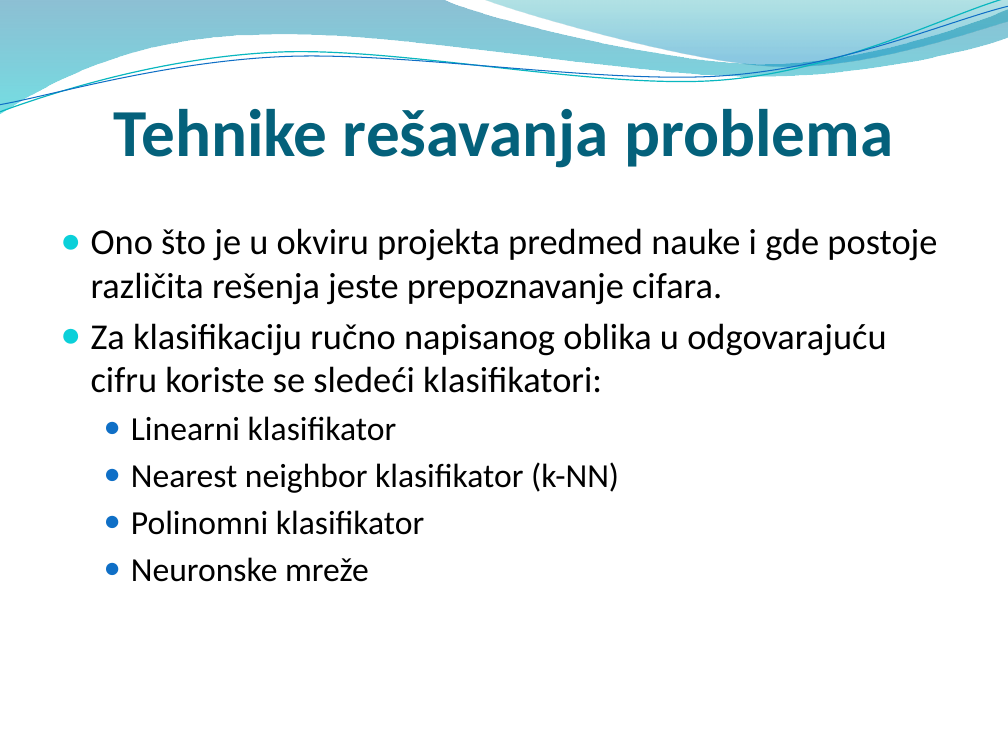
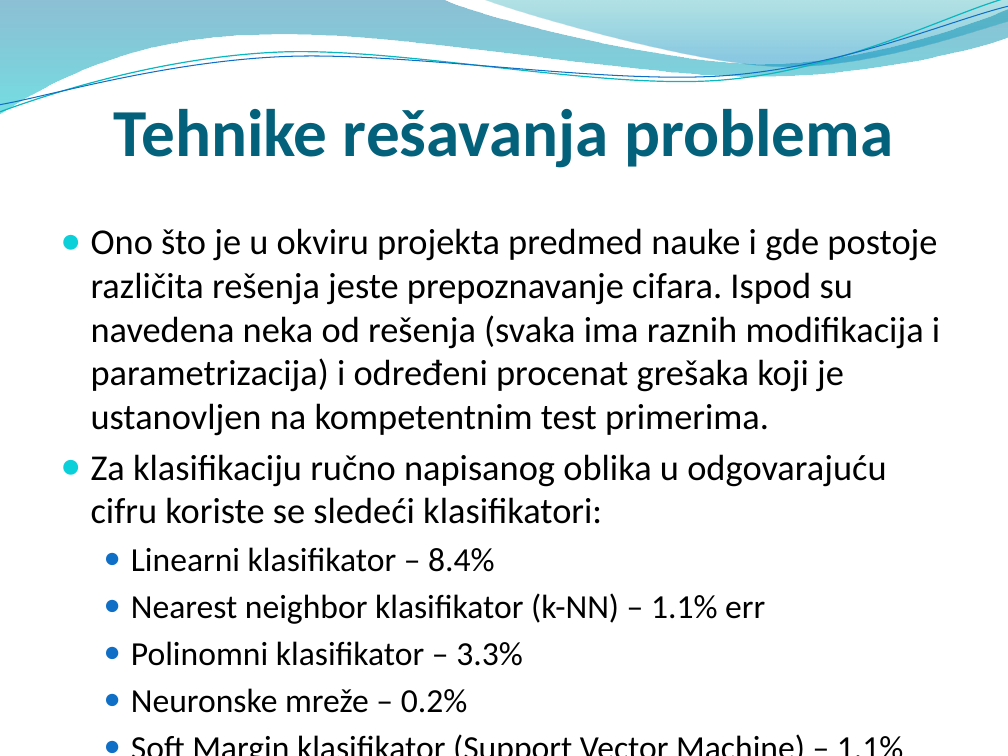
Before and after one commit to banecogic/LiveHWDeterminantSolver, a slide deck: slide 10 of LiveHWDeterminantSolver.pptx. Drawn at 1008x756 pixels with LibreOffice and Linux fonts; fonts in the diff are those of the drawing; background and template pictures are left out. Boxes give left, top, right and bottom in pixels: in the first picture for what was removed or moved away, otherwise in the second. Text is boxed around its words. In the diff, an @@ line names an element or a change of style, - is before the commit and + after.

Commit message:
edited presentation, not final yet

```diff
--- a/LiveHWDeterminantSolver.pptx
+++ b/LiveHWDeterminantSolver.pptx
@@ text at box(91, 228, 940, 436): text changed @@
-● Ono što je u okviru projekta predmed nauke i gde postoje različita rešenja jeste prepoznavanje cifara.
+● Ono što je u okviru projekta predmed nauke i gde postoje različita rešenja jeste prepoznavanje cifara. Ispod su navedena neka od rešenja (svaka ima raznih modifikacija i parametrizacija) i određeni procenat grešaka koji je ustanovljen na kompetentnim test primerima.
@@ text at box(131, 547, 765, 713): text changed @@
-  ● Linearni klasifikator
-  ● Nearest neighbor klasifikator (k-NN)
-  ● Polinomni klasifikator
-  ● Neuronske mreže
+  ● Linearni klasifikator – 8.4%
+  ● Nearest neighbor klasifikator (k-NN) – 1.1% err
+  ● Polinomni klasifikator – 3.3%
+  ● Neuronske mreže – 0.2%
+  ● Soft Margin klasifikator (Support Vector Machine) – 1.1%
```
Also in this commit, not shown: 2 slides added, 1 slide removed, 1 other file.
